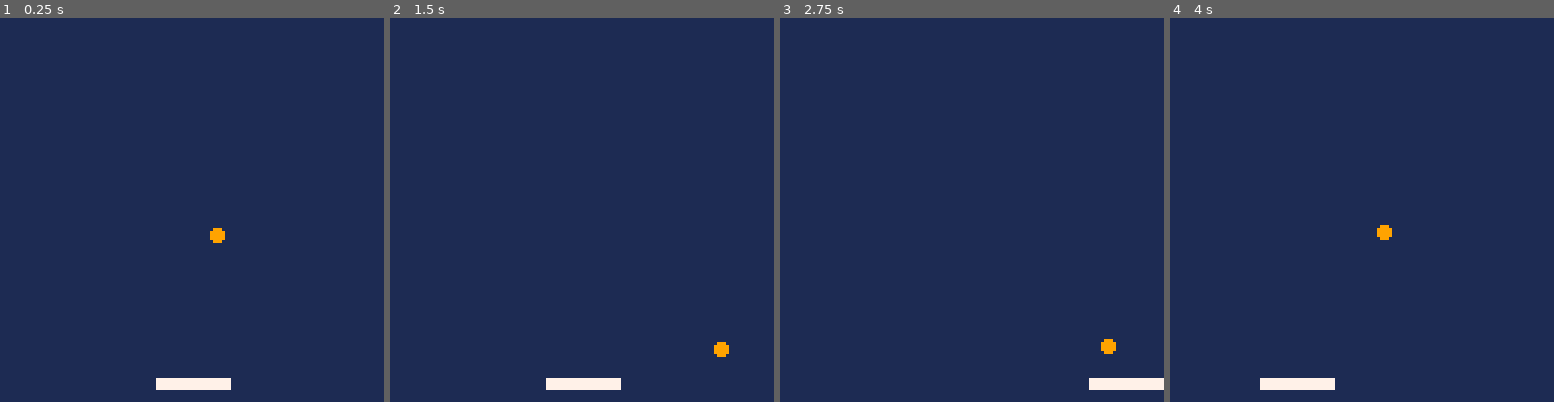
Above: before the commit, frames 1-4 (left to right).
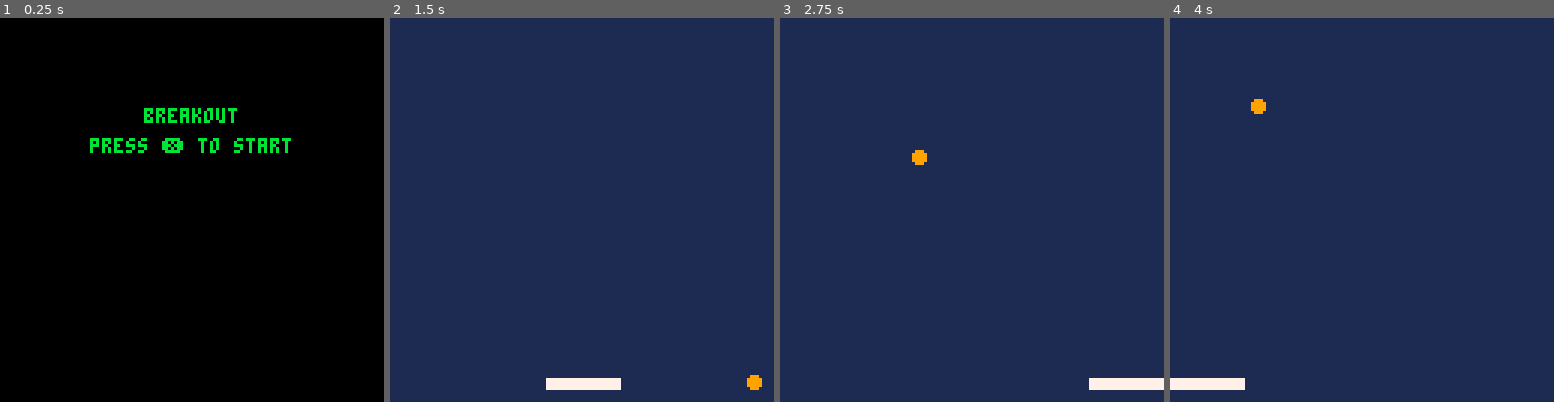
Above: after the commit, the same moments.

Repository: JordanWeatherby/pico8
Game: PICO-8 cartridge breakout.p8
Two runs of this game, one before a commit and one after it. Both use one fixed random seed, a clock stepped at 60 frames per second and the inputs below.
Inputs:
- Up to frame 1 (0.25 s): no input
- Up to frame 2 (1.5 s): tap X (X key) at 0.33, 1.07 s
- Up to frame 3 (2.75 s): hold Right 1.6-2.1 s; tap X (X key) at 1.85 s; hold Right from 2.47 s (still down)
- Up to frame 4 (4 s): tap X (X key) at 2.97 s; release Right at 3.03 s; hold Left 3.08-3.58 s

The runs differ from the first frame. In frame 1, 100% of the frame differs, in the area x 0-100%, y 0-100%; in frame 2, 0.3%; in frame 3, 0.3%; in frame 4, 1.5%.

Commit message:
tutorial 9

Diff:
--- a/breakout.p8
+++ b/breakout.p8
@@ -7,42 +7,30 @@
 	--initialise--
 	cls()
 
-	ball = {}
-	ball.x = 64
-	ball.dx = 1
-	ball.y = 64
-	ball.dy = 1
-	ball.r = 2
-	ball.col = 9
-
-	pad = {}
-	pad.x = 52
-	pad.vel = 0
-	pad.acc = 5
-	pad.y = 120
-	pad.w = 24
-	pad.h = 3
-	pad.col = 7
-
-	bkgrnd_col = 1
-end
-
-function _update()
+	resetgame()
+end
+
+function _update60()
 	--update every frame--
-	padmove()
-	padwallcollision()
-
-	ballmove()
-	ballwallcollision()
-
-	ballpadcollision()
+
+	if mode=="start" then
+		update_start()
+	elseif mode=="game" then
+		update_game()
+	elseif mode=="gameover" then
+		update_gameover()
+	end
 end
 
 function _draw()
 	--draw every frame--
-	drawbackground()
-	drawball()
-	drawpaddle()
+	if mode=="start" then
+		draw_start()
+	elseif mode=="game" then
+		draw_game()
+	elseif mode=="gameover" then
+		draw_gameover()
+	end
 end
 -->8
 --movement--
@@ -67,7 +55,7 @@
 
 	if not btn(0) or not btn(1) then
 		--slow down if no buttons--
-		pad.vel /= 2
+		pad.vel /= 1.8
 	end
 
 	pad.x += pad.vel
@@ -80,13 +68,20 @@
 
 function ballwallcollision()
 	--ball wall collision--
-	if ball.x > 127 or ball.x < 0 then
+
+		--ball position next frame--
+	local nextx = ball.x + ball.dx
+	local nexty = ball.y + ball.dy
+
+	if nextx > 127 or nextx < 0 then
 		--left and right walls--
+		mid(0,nextx,127) --sets ball to 0 or 127
 		ball.dx *= -1
 		sfx(01)
 	end
-	if ball.y > 127 or ball.y < 0 then
+	if nexty > 127 or nexty < 0 then
 		--top and bottom walls--
+		mid(0,nexty,127) --sets ball to 0 or 127
 		ball.dy *= -1
 		sfx(01)
 	end
@@ -113,27 +108,36 @@
 					w = pad.w,
 					h = pad.h}
 
-	pad.col = 7
 	if ball_hitbox(pad_box) then
-		pad.col = 9
+		if calc_refl_dir(ball, pad_box) then
+			ball.dx = -ball.dx
+			sfx(02)
+		else
+			ball.dy = -ball.dy
+			sfx(02)
+		end
 	end
 end
 
 function ball_hitbox(box)
 	--returns true if ball in specified box--
 
-	if ball.y-ball.r > box.y+box.h then
+	--ball position next frame--
+	local nextx = ball.x + ball.dx
+	local nexty = ball.y + ball.dy
+
+	if nexty-ball.r > box.y+box.h then
 		--ball underneath box--
 		return false
-	elseif ball.y+ball.r < box.y then
+	elseif nexty+ball.r < box.y then
 		--ball above box--
 		return false
 	end
 
-	if ball.x-ball.r > box.x+box.w then
+	if nextx-ball.r > box.x+box.w then
 		--ball to the right of box--
 		return false
-	elseif ball.x+ball.r < box.x then
+	elseif nextx+ball.r < box.x then
 		--ball to the left of box--
 		return false
 	end
@@ -160,7 +164,7 @@
 		local dis_x, dis_y --distance between ball and box corner
 
 		--note: all gradients are upside down, using inverted coordinate system--
-		if slope > 0 and bdx > 0 then
+		if slope > 0 and ball.dx > 0 then
 			--moving down right--
 
 			--distance to top left corner--
@@ -249,22 +253,101 @@
 -->8
 --render--
 
-function drawbackground()
+function draw_start()
+	--start screen--
+	cls()
+	print("breakout", hcenter(8), 30, 11)
+	print("press ❎ to start", hcenter(17), 40, 11)
+end
+
+function draw_gameover()
+	--game over screen--
+	cls()
+end
+
+function draw_game()
+	--game screen--
+	draw_background()
+	draw_ball()
+	draw_paddle()
+end
+
+function draw_background()
 	--render background--
-	cls(bkgrnd_col)
-end
-
-function drawball()
+	cls(1)
+end
+
+function draw_ball()
 	--remder ball--
 	circfill(ball.x, ball.y, ball.r, ball.col)
 end
 
-function drawpaddle()
+function draw_paddle()
 	--render paddle--
 	rectfill(pad.x, pad.y, pad.x+pad.w, pad.y+pad.h, pad.col)
 end
 
 
+-->8
+--game states--
+
+function resetgame()
+	mode = "start"
+end
+
+function playgame()
+	mode = "game"
+
+	ball = {x = 64,
+								dx = 1,
+									y = 64,
+								dy = 1,
+									r = 2,
+							col = 9}
+
+	pad = {x = 52,
+						vel = 0,
+						acc = 3,
+								y = 120,
+								w = 24,
+								h = 3,
+						col = 7}
+end
+
+function gameover()
+	mode = "gameover"
+end
+
+function update_start()
+	--start game state--
+	if btn(5) then
+		playgame()
+	end
+end
+
+function update_gameover()
+	--game over state--
+end
+
+function update_game()
+	--playing game state--
+	padmove()
+	padwallcollision()
+
+	ballwallcollision()
+
+	ballpadcollision()
+
+	ballmove()
+end
+-->8
+--helper functions--
+
+function hcenter(s)
+  -- given a string length
+  -- return horizontal position
+  return 64-s*2
+end
 __gfx__
 00000000000000000000000000000000000000000000000000000000000000000000000000000000000000000000000000000000000000000000000000000000
 00000000000000000000000000000000000000000000000000000000000000000000000000000000000000000000000000000000000000000000000000000000
Not shown, changed: the sound effects (__sfx__) section of breakout.p8
Not shown, changed: collision_reference.png
